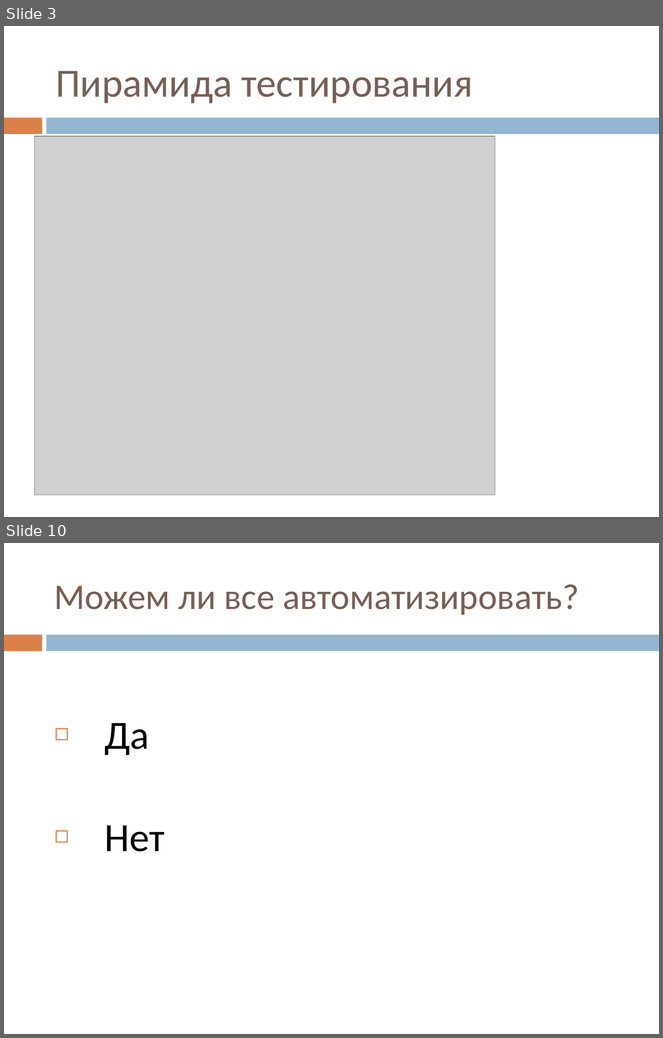
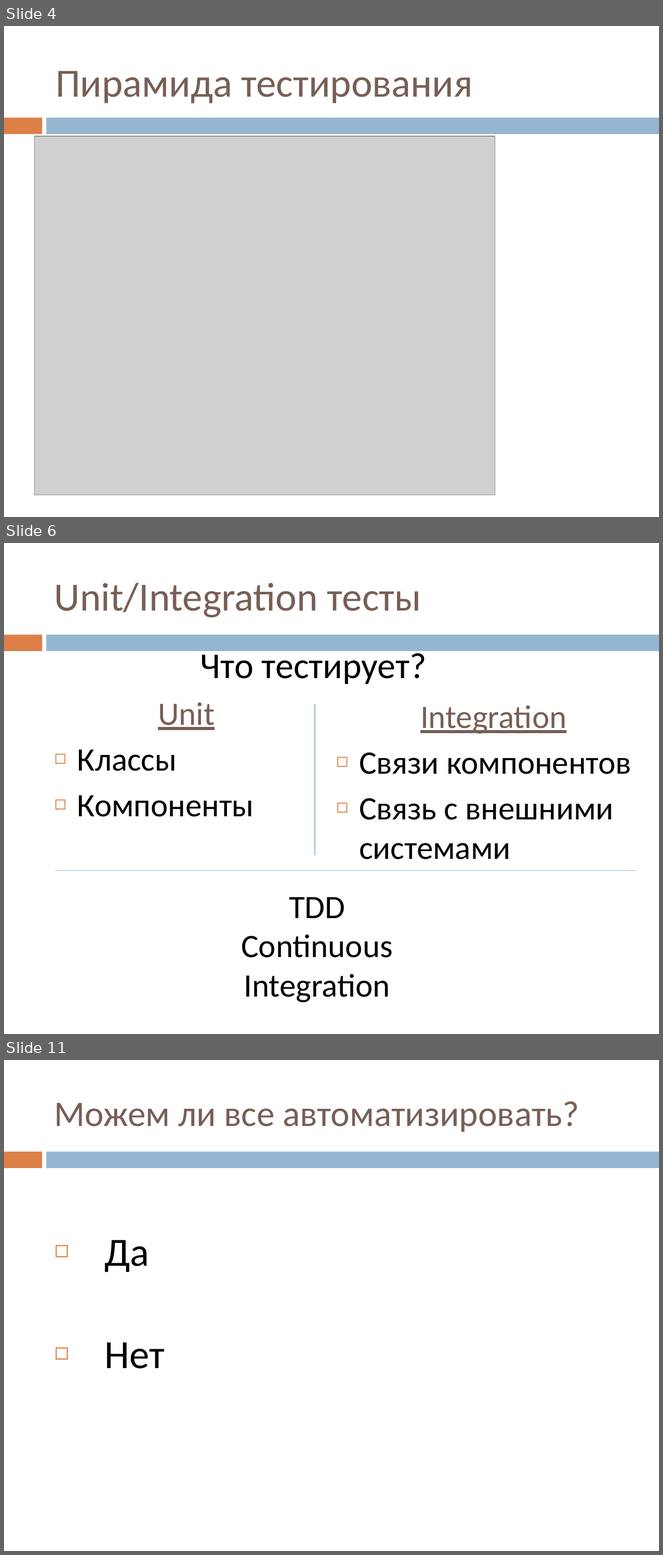
Before and after one commit to vitali-kviatkouski/personal, a slide deck: MiniQ/Testing/Testing.pptx. Shown one above the other, each under a label of ours: slides 3 and 10 before the commit, slides 4, 6 and 11 after it; the slides between them are not shown. The pictures are 663x1038 and 663x1555 pixels, drawn with LibreOffice and Linux fonts; fonts in the diff are those of the drawing; grey boxes stand for pictures. Boxes give left, top, right and bottom in pixels: in the first picture for what was removed or moved away, otherwise in the second. Text is boxed around its words. In the diff, an @@ line names an element or a change of style, - is before the commit and + after.

```diff
--- a/MiniQ/Testing/Testing.pptx
+++ b/MiniQ/Testing/Testing.pptx
@@ slide 6 added at box(4, 543, 659, 1034), background #FFFFFF; not listed: 2 template elements that a slide beside it also shows @@
@@ title added at box(54, 583, 422, 617), 44 pt, text #775F55 @@
+Unit/Integration тесты
@@ text added at box(201, 648, 427, 684), 40 pt, text #000000 @@
+Что тестирует?
@@ text added at box(77, 702, 254, 817), 36 pt, text #000000 @@
+Unit
+◻ Классы
+◻ Компоненты
@@ line added from (315, 704) to (315, 856), #94B6D2 0.79 pt @@
@@ text added at box(359, 705, 632, 860), 36 pt, text #000000 @@
+Integration
+◻ Связи компонентов
+◻ Связь с внешними системами
@@ line added from (55, 871) to (637, 871), #94B6D2 0.79 pt @@
@@ text added at box(241, 897, 392, 1003), 36 pt, text #000000 @@
+TDD
+Continuous Integration
@@ what was slide 3 is now slide 4 @@
@@ what was slide 10 is now slide 11 @@
```
Also in this commit, not shown: 7 slides changed, 1 other slide added, 1 slide removed.
